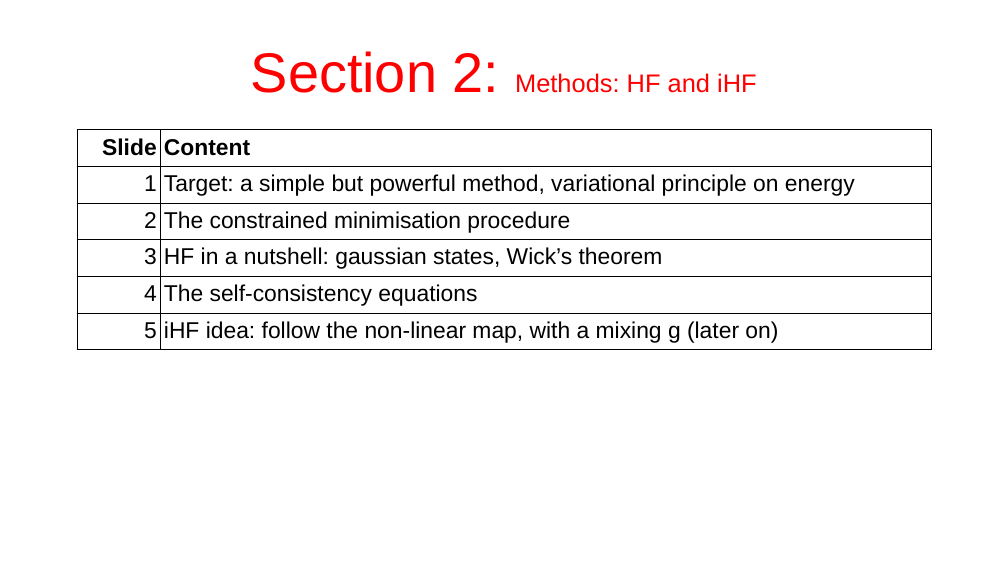
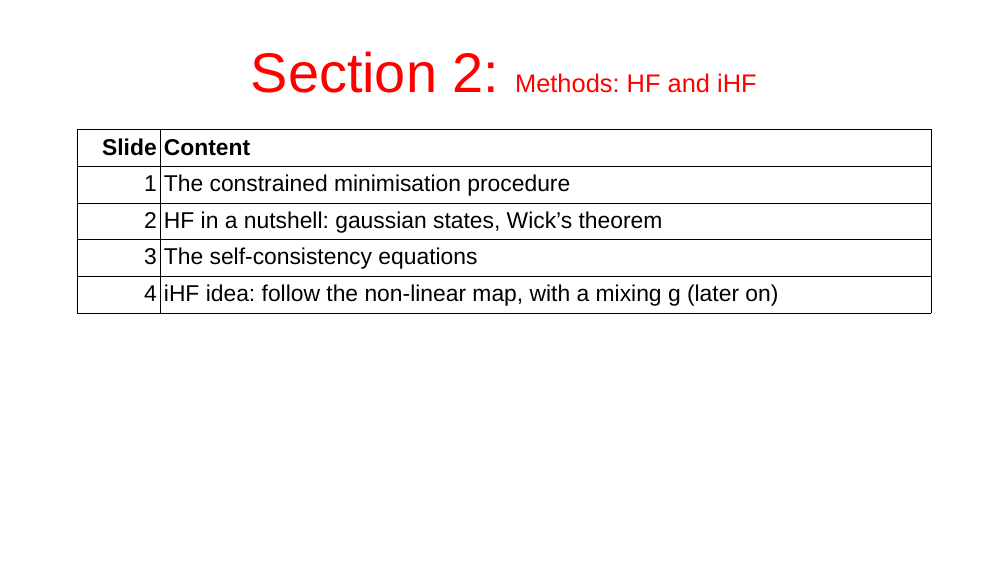
Before and after one commit to nepero27178/EHM-HF, a slide deck: slide 5 of Slides/draft.odp (slide 6 before the commit). Drawn at 1008x567 pixels with LibreOffice and Linux fonts; fonts in the diff are those of the drawing. Boxes give left, top, right and bottom in pixels: in the first picture for what was removed or moved away, otherwise in the second. Text is boxed around its words. In the diff, an @@ line names an element or a change of style, - is before the commit and + after.

```diff
--- a/Slides/draft.odp
+++ b/Slides/draft.odp
@@ table at [77, 130, 931, 310] @@
-row 2: 1 | Target: a simple but powerful method, variational principle on energy
-row 3: 2 | The constrained minimisation procedure
-row 4: 3 | HF in a nutshell: gaussian states, Wick’s theorem
-row 5: 4 | The self-consistency equations
-row 6: 5 | iHF idea: follow the non-linear map, with a mixing g (later on)
+row 2: 1 | The constrained minimisation procedure
+row 3: 2 | HF in a nutshell: gaussian states, Wick’s theorem
+row 4: 3 | The self-consistency equations
+row 5: 4 | iHF idea: follow the non-linear map, with a mixing g (later on)
```
Also in this commit, not shown: 3 other slides changed, 1 slide removed, 28 other files.
